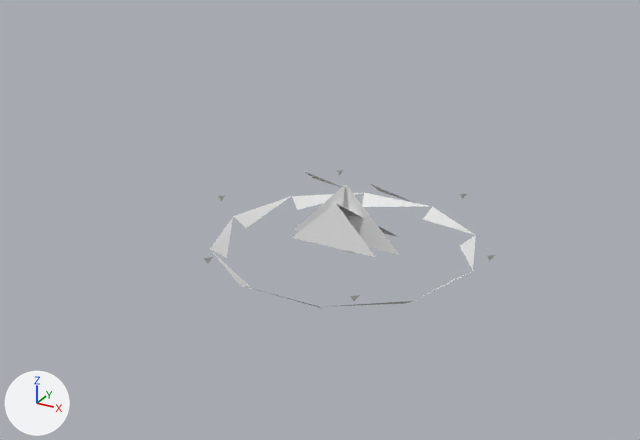
What one commit did to the OBJ model GameData/Meshes/Stations/voidborn/sensor_array.obj.
One viewpoint serves both versions: a camera (50 mm lens) standing at (12.6, -24.7, 13.3) and looking at (-0.2, -1.3, 1.7). Every picture has the same lights, and +X, +Y and +Z are marked at lower left. The picture after the commit comes second. Where no turn or scale is listed for an object, it has been applied to the vertices. Vertices at exactly the same position are counted once.

Before the edit, the objects in view are built like this:
```python
me_sensor_array = bpy.data.meshes.new('sensor_array')
me_sensor_array.from_pydata(...)  # 55 vertices, 22 faces; spans x -5.12..5.33, y -4.64..4.43, z 0.0..2.98
ob_sensor_array = bpy.data.objects.new('sensor_array', me_sensor_array)
ob_sensor_array.location = (0.0, 0.0, 0.0)
```
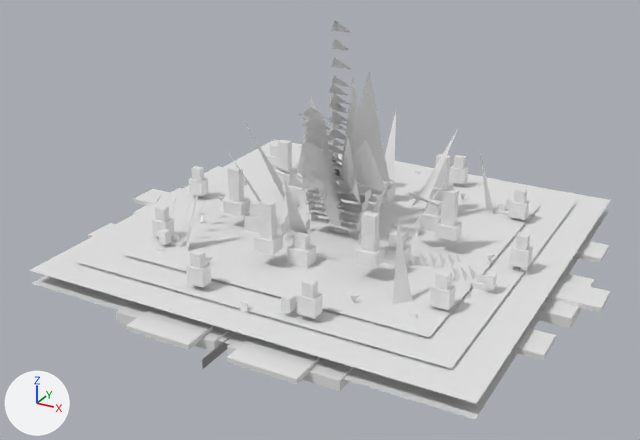
The change in detail:
me_sensor_array is used by ob_sensor_array; location (0.0, 0.0, 0.0).
me_sensor_array had 55 vertices, 22 faces and spanned x -5.12..5.33, y -4.64..4.43, z 0.0..2.98.
me_sensor_array now has 1901 vertices, 2028 faces and spans x -8.8..8.8, y -8.36..8.36, z 0.0..8.1.
me_sensor_array part 1: a new loose piece, a box spanning x 4.64..8.15, y -1.41..1.41, z 0.0..0.33.
me_sensor_array part 2: a new loose piece, a box spanning x 0.23..3.73, y -7.49..-4.67, z 0.0..0.33.
me_sensor_array part 3: a new loose piece, a box spanning x -3.73..-0.23, y -7.49..-4.67, z 0.0..0.33.
me_sensor_array part 4: a new loose piece, a box spanning x -8.15..-4.64, y -1.41..1.41, z 0.0..0.33.
me_sensor_array part 5: a new loose piece, a box spanning x 6.64..8.8, y -0.59..0.59, z 0.29..0.45.
me_sensor_array part 6: a new loose piece, a box spanning x 5.87..8.04, y -3.94..-2.75, z 0.29..0.45.
me_sensor_array part 7: a new loose piece, a box spanning x 0.64..2.8, y -8.12..-6.93, z 0.29..0.45.
me_sensor_array part 8: a new loose piece, a box spanning x -2.8..-0.64, y -8.12..-6.93, z 0.29..0.45.
me_sensor_array part 9: a new loose piece, a box spanning x -8.04..-5.87, y -3.94..-2.75, z 0.29..0.45.
me_sensor_array part 10: a new loose piece, a box spanning x -8.8..-6.64, y -0.59..0.59, z 0.29..0.45.
me_sensor_array part 11: a new loose piece, a box spanning x -8.04..-5.87, y 2.75..3.94, z 0.29..0.45.
me_sensor_array part 12: a new loose piece, a box spanning x 5.87..8.04, y 2.75..3.94, z 0.29..0.45.
me_sensor_array part 13: a new loose piece, a box spanning x 5.21..5.85, y -1.88..-1.53, z 0.71..0.99.
me_sensor_array part 14: a new loose piece, a box spanning x 5.63..5.92, y -2.02..-1.73, z 0.99..1.42.
me_sensor_array part 15: a new loose piece, a box spanning x 5.342..5.556, y -1.764..-1.751, z 0.853..1.242.
me_sensor_array part 16: the loose piece of 21 vertices spanning x -4.62..4.62, y -4.39..4.39, z 0.0..0.37 is rebuilt with 21 vertices and now spans x -5.12..5.12, y -4.87..4.87, z 0.0..0.41.
me_sensor_array part 17: the loose piece of 3 vertices spanning x 1.24..2.31, y -0.71..0.71, z 1.99..2.98 is deleted.
me_sensor_array part 18: 13 vertices removed from x -2.06..2.06, y -0.91..0.91, z 0.0..2.98; 1622 vertices added at x -8.36..8.36, y -8.36..8.36, z 0.0..8.1.
Other edits to the shape of me_sensor_array do not show in these pictures.

Boxes (x1, y1, x2, y2) around the edits, measured in the pictures (640 x 440 px):
'sensor_array', reshaped (99% wider, 188% taller): before (204, 170, 495, 308); after (30, 20, 610, 419)
part 1 of me_sensor_array, added: after (537, 273, 594, 328)
part 2 of me_sensor_array, added: after (227, 334, 354, 391)
part 3 of me_sensor_array, added: after (116, 301, 230, 351)
part 4 of me_sensor_array, added (mostly hidden): after (133, 188, 182, 215)
part 5 of me_sensor_array, added: after (546, 280, 610, 313)
part 6 of me_sensor_array, added: after (511, 328, 556, 360)
part 7 of me_sensor_array, added: after (227, 337, 319, 384)
part 8 of me_sensor_array, added: after (126, 308, 213, 350)
part 9 of me_sensor_array, added: after (88, 223, 115, 239)
part 10 of me_sensor_array, added: after (133, 189, 173, 206)
part 11 of me_sensor_array, added (mostly hidden): after (204, 166, 222, 177)
part 12 of me_sensor_array, added: after (573, 240, 609, 263)
part 13 of me_sensor_array, added: after (471, 278, 496, 292)
part 14 of me_sensor_array, added: after (484, 271, 497, 289)
part 15 of me_sensor_array, added: after (477, 274, 485, 283)
part 16 of me_sensor_array, rebuilt (not visible afterwards): before (210, 193, 476, 308)
part 17 of me_sensor_array, deleted: before (371, 184, 414, 203)
part 18 of me_sensor_array, built on: before (292, 172, 400, 257); after (30, 20, 610, 419)
